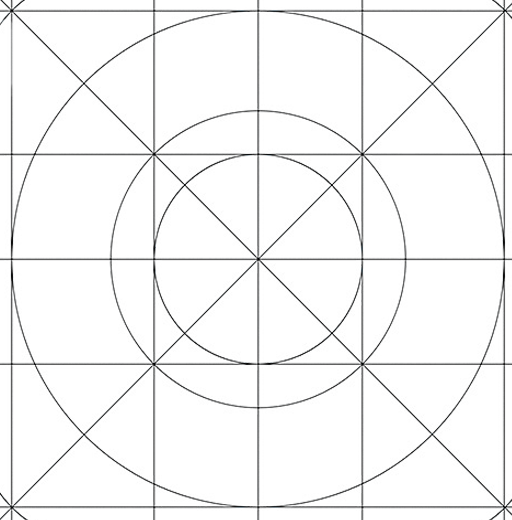
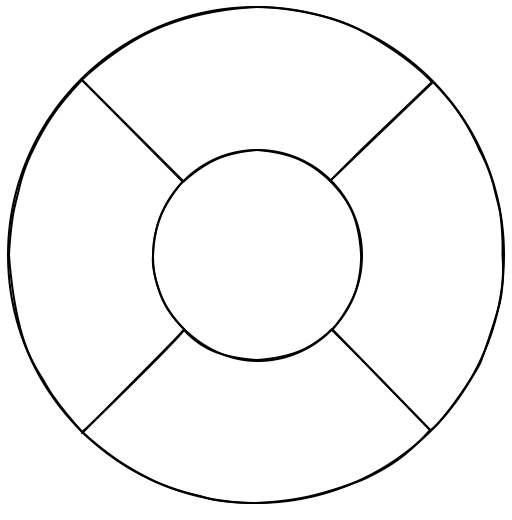
The second 512 x 520 image is a revision of the first. Changes to its layers:
added layer "wrap-circle-segment" above "top-segment" over [8, 7, 504, 503]
added layer "top-segment" above "left-segment" over [82, 7, 432, 182]
added layer "left-segment" above "bottom-sgment" over [9, 80, 184, 433]
added layer "bottom-sgment" above "right-segment" over [82, 329, 430, 503]
added layer "right-segment" above "Center-segment" over [330, 82, 503, 431]
added layer "Center-segment" above "png circle" over [153, 150, 362, 361]
renamed "Слой 4" to "svg overlaty", hid it, painted on it over [0, 0, 512, 520]
